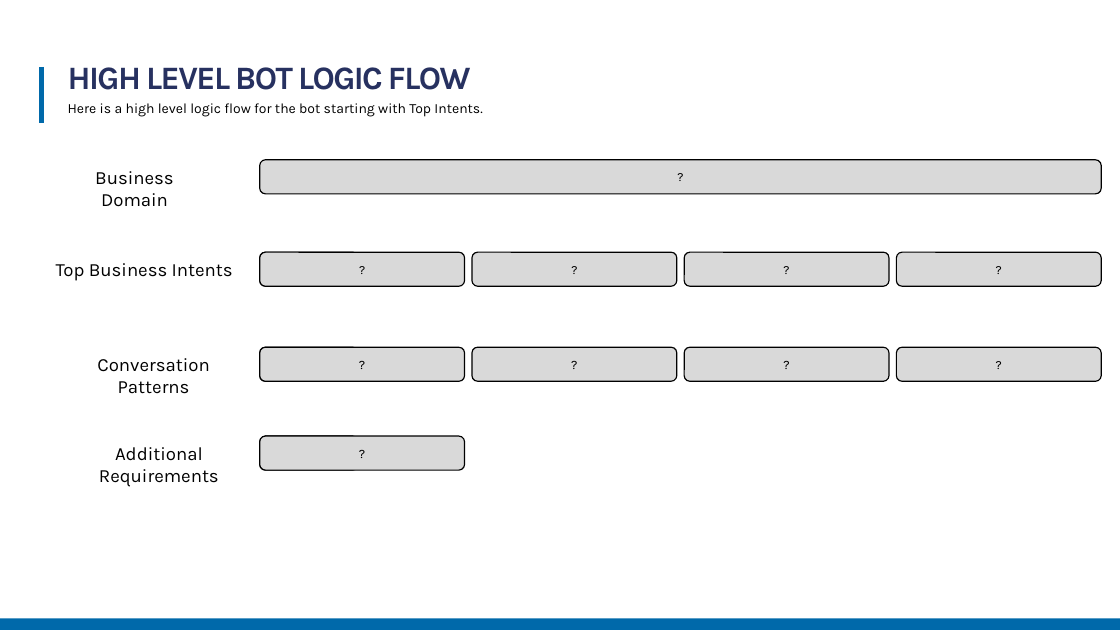
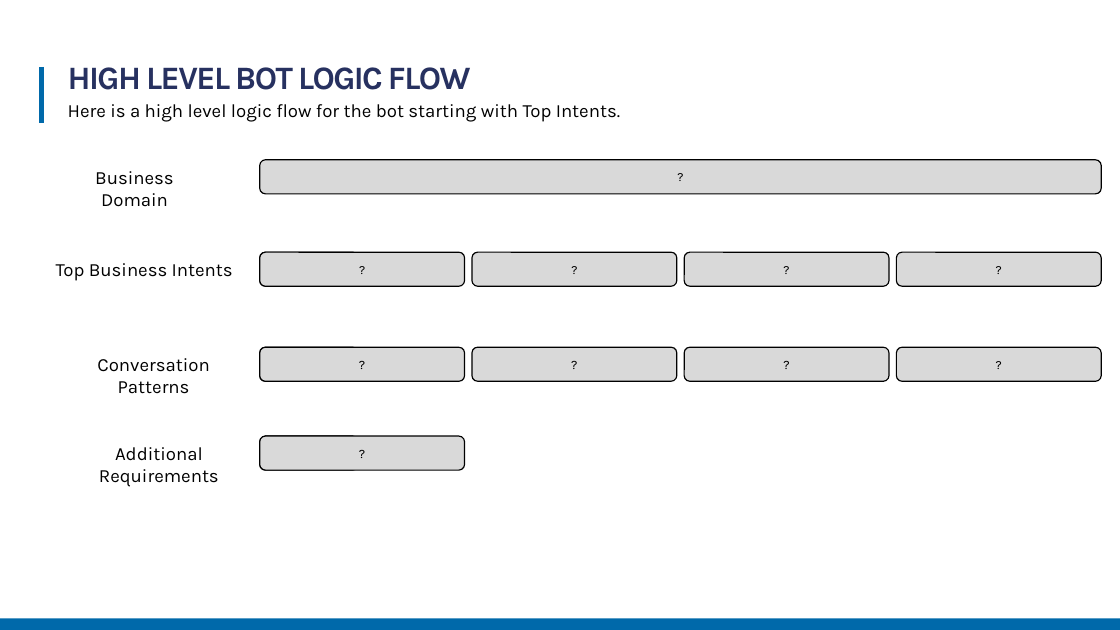
Before and after one commit to joeax/LearnAI-DesigningandArchitectingIntelligentAgents, a slide deck: slide 6 of 02-bot_design/resources/activity/IntelligentAgent_02_BotDesign_Lab.pptx. Drawn at 1120x630 pixels with LibreOffice and Linux fonts; fonts in the diff are those of the drawing. Boxes give left, top, right and bottom in pixels: in the first picture for what was removed or moved away, otherwise in the second. Text is boxed around its words. In the diff, an @@ line names an element or a change of style, - is before the commit and + after.

Commit message:
Cleaning up the slides
Duplications in the slides, increasing the fonts for readability.

```diff
--- a/02-bot_design/resources/activity/IntelligentAgent_02_BotDesign_Lab.pptx
+++ b/02-bot_design/resources/activity/IntelligentAgent_02_BotDesign_Lab.pptx
@@ text "Here is a high level ..." at [68, 104, 620, 122]: size 12 to 16 pt @@
```
Also in this commit, not shown: 1 other slide changed.
